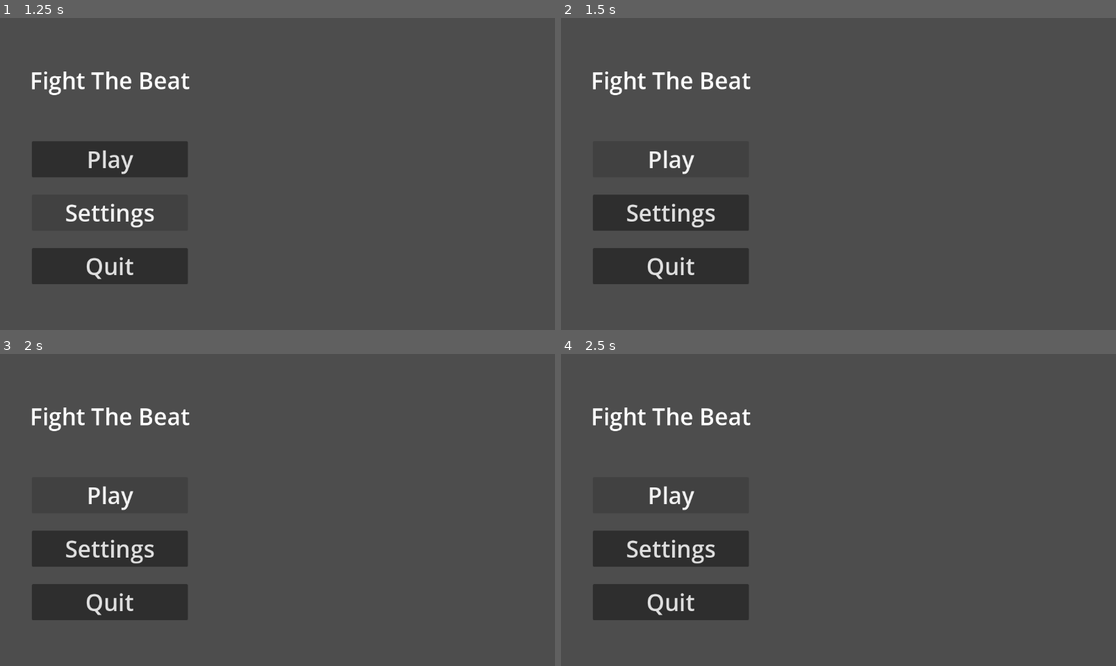
Above: before the commit, frames 1-4 (two rows, left to right).
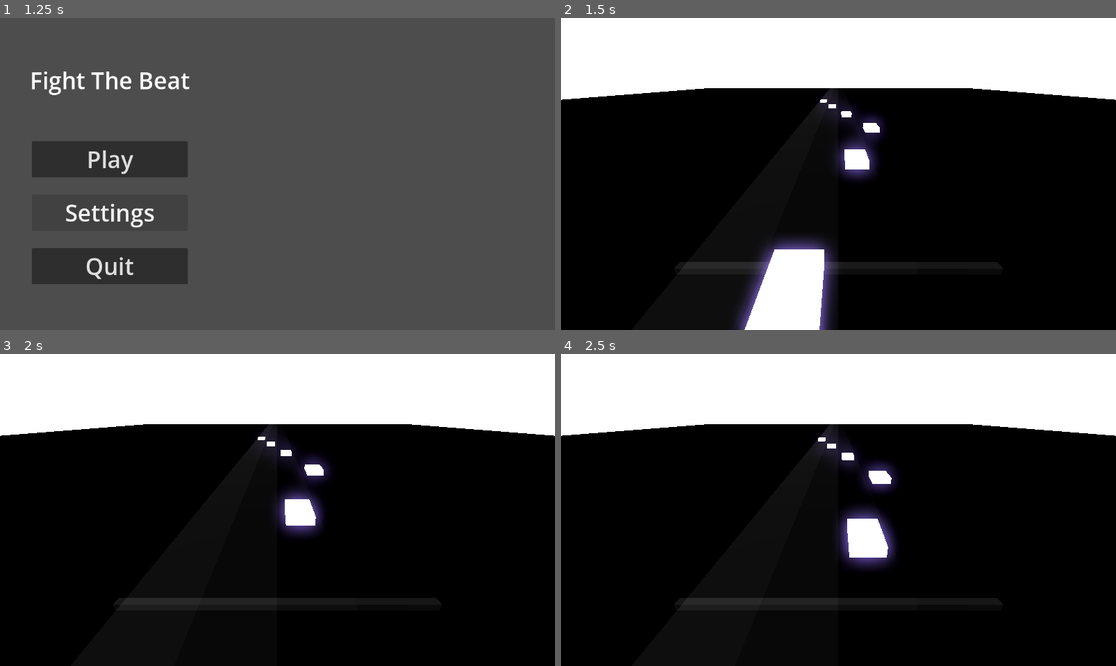
Above: after the commit, the same moments.

Repository: RafaeloxMC/fight-the-beat
Game: Godot game, scene res://scenes/ui/main_menu.tscn
Same seed, same stepped clock (60 frames per second), same inputs: the game is played once before the commit and once after it. The project has no main scene, so this scene is started directly.
Inputs (mouse positions are in pixels of both pictures, inside the frame that each line leads up to):
- Up to frame 1 (1.25 s): click "Settings" at 0.5 s
- Up to frame 2 (1.5 s): click "Play" at 1.25 s
- Up to frame 3 (2 s): no input
- Up to frame 4 (2.5 s): click (672, 494) at 2 s, where only the run before the commit has a clickable "Play"

Frame 1 is identical in both runs. In frame 2, 99% of the frame differs, in the area x 0-100%, y 0-100%; in frame 3, 99%; in frame 4, 99%.

Commit message:
Add functionality to main menu

Diff:
--- a/scenes/ui/main_menu.tscn
+++ b/scenes/ui/main_menu.tscn
@@ -1,5 +1,6 @@
 [gd_scene format=3 uid="uid://c441tl3lusljd"]
 
+[ext_resource type="Script" uid="uid://dup2m00kn3hdh" path="res://scripts/ui/main_menu.gd" id="1_fe2o3"]
 [ext_resource type="Theme" uid="uid://dndiri3lqyjwh" path="res://assets/themes/theme.tres" id="1_sl1te"]
 
 [node name="MainMenu" type="Control" unique_id=1316322672]
@@ -9,6 +10,7 @@
 anchor_bottom = 1.0
 grow_horizontal = 2
 grow_vertical = 2
+script = ExtResource("1_fe2o3")
 
 [node name="Control" type="Control" parent="." unique_id=1255945047]
 layout_mode = 1
@@ -81,3 +83,7 @@
 grow_vertical = 2
 theme = ExtResource("1_sl1te")
 text = "Quit"
+
+[connection signal="pressed" from="Control/Play" to="." method="_on_play_pressed"]
+[connection signal="pressed" from="Control/Settings" to="." method="_on_settings_pressed"]
+[connection signal="pressed" from="Control/Quit" to="." method="_on_quit_pressed"]
--- /dev/null
+++ b/scripts/ui/main_menu.gd
@@ -0,0 +1,23 @@
+extends Control
+
+
+# Called when the node enters the scene tree for the first time.
+func _ready() -> void:
+	pass # Replace with function body.
+
+
+# Called every frame. 'delta' is the elapsed time since the previous frame.
+func _process(delta: float) -> void:
+	pass
+
+
+func _on_play_pressed() -> void:
+	SceneManager.call_scene("game")
+
+
+func _on_settings_pressed() -> void:
+	pass # Replace with function body.
+
+
+func _on_quit_pressed() -> void:
+	get_tree().quit()
Not shown, added: scripts/ui/main_menu.gd.uid
